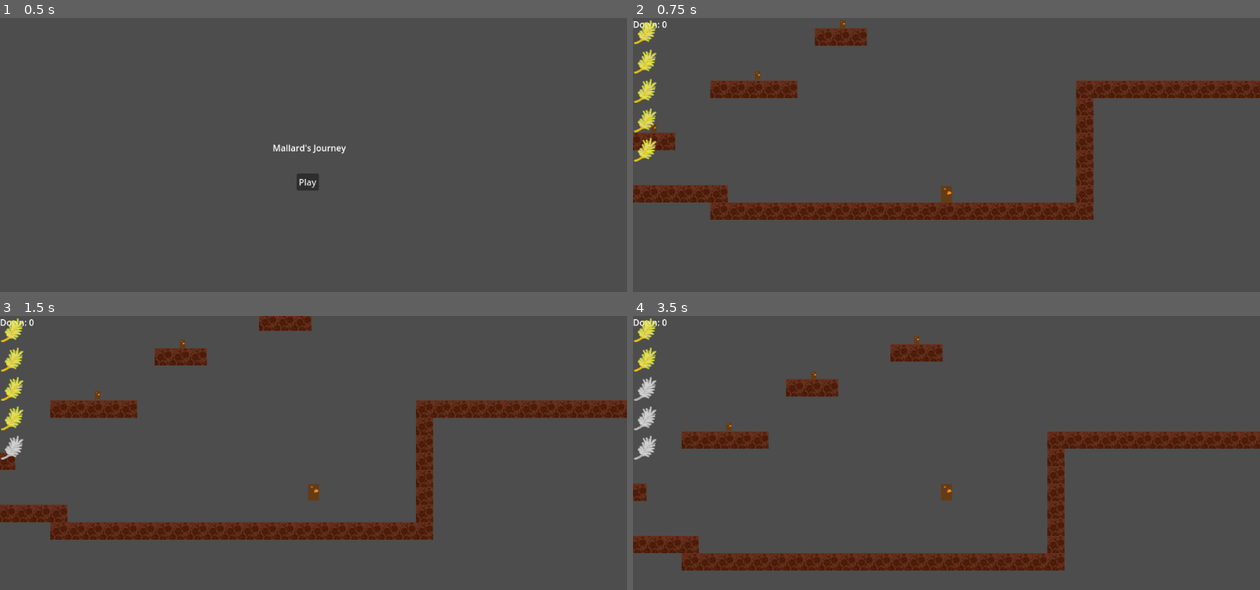
Above: before the commit, frames 1-4 (two rows, left to right).
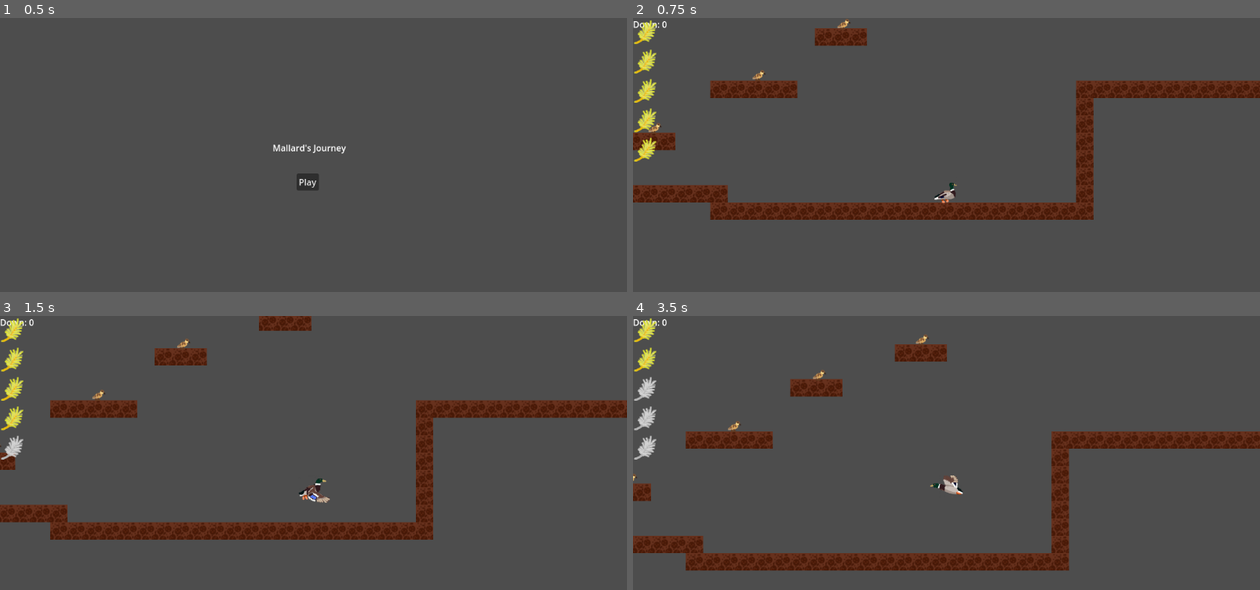
Above: after the commit, the same moments.

Repository: JoshJWight/gmtk_duck_game
Game: Godot game, scene res://main_menu.tscn
The game is run twice, just before and just after one commit, with the same random seed, the same clock (stepped at 60 frames per second) and the same inputs.
Inputs:
- Up to frame 1 (0.5 s): no input
- Up to frame 2 (0.75 s): click "Play" at 0.5 s
- Up to frame 3 (1.5 s): tap Enter (ui_accept) at 1.25 s; hold Right (ui_right) from 1.28 s (still down); hold Enter (ui_accept) from 1.28 s (still down)
- Up to frame 4 (3.5 s): release Enter (ui_accept) at 2.03 s; tap E (interact) at 2.1 s; tap Enter (ui_accept) at 2.27, 2.3, 2.57 s; release Right (ui_right) at 2.78 s; hold Left (ui_left) from 2.78 s (still down); hold Enter (ui_accept) from 2.78 s (still down)

Frame 1 is identical in both runs. In frame 2, 0.3% of the frame differs, in the area x 2-52%, y 0-68%; in frame 3, 0.3%; in frame 4, 2.3%, in the area x 0-100%, y 6-93%.

Commit message:
Add duck sprites

Diff:
--- a/Scripts/player.gd
+++ b/Scripts/player.gd
@@ -1,4 +1,18 @@
 extends CharacterBody2D
+
+@export var standing: Texture2D
+@export var walk1: Texture2D
+@export var walk2: Texture2D
+@export var jumping: Texture2D
+@export var falling: Texture2D
+@export var gliding: Texture2D
+
+const SPRITE_STANDING = 0;
+const SPRITE_WALK1 = 1;
+const SPRITE_WALK2 = 2;
+const SPRITE_JUMPING = 3;
+const SPRITE_FALLING = 4;
+const SPRITE_GLIDING = 5;
 
 const SPEED := 250.0
 const JUMP_VELOCITY := -300.0
@@ -6,9 +20,19 @@
 
 const GLIDING_TERMINAL_VELOCITY = 50
 
+const WALK_CYCLE_LENGTH = 0.2
+const FLAP_LENGTH = 0.2
+
 var max_down = 5
 var current_down = 0
 
+var jumpCooldown = 0
+
+var walkCycleTimer = 0
+
+var currentSprite = SPRITE_STANDING
+
+var facingDirection = 1.0
 
 func setCurrentDown(val: int) -> void:
 	current_down = val
@@ -29,28 +53,70 @@
 func collectDuckling() -> void:
 	setMaxDown(max_down - 1)
 
+func updateSprite() -> void:
+	match currentSprite:
+		SPRITE_STANDING:
+			$DuckSprite.texture = standing
+		SPRITE_WALK1:
+			$DuckSprite.texture = walk1
+		SPRITE_WALK2:
+			$DuckSprite.texture = walk2
+		SPRITE_JUMPING:
+			$DuckSprite.texture = jumping
+		SPRITE_FALLING:
+			$DuckSprite.texture = falling
+		SPRITE_GLIDING:
+			$DuckSprite.texture = gliding
+		_:
+			print("ERROR: Invalid sprite enum")
+	$DuckSprite.flip_h = facingDirection < 0
+
 func _physics_process(delta: float) -> void:
 	#Fall through one-ways if holding down
 	set_collision_mask_value(2, !Input.is_action_pressed("ui_down"))
 
+	var direction := Input.get_axis("ui_left", "ui_right")
+	velocity.x = direction * SPEED
+	if direction != 0:
+		facingDirection = direction
+
 	if not is_on_floor():
 		if Input.is_action_pressed("ui_accept") and velocity.y > 0:
+			currentSprite = SPRITE_GLIDING
 			#Gliding
 			if velocity.y > GLIDING_TERMINAL_VELOCITY:
 				velocity.y -= GRAVITY * delta
 			else:
 				velocity.y += GRAVITY/2.0 * delta
 		else:
+			if jumpCooldown > 0:
+				jumpCooldown -= delta
+				currentSprite = SPRITE_JUMPING
+			else:
+				currentSprite = SPRITE_FALLING
 			velocity.y += GRAVITY * delta
+	else:
+		if velocity.x == 0:
+			currentSprite = SPRITE_STANDING
+		else:
+			if walkCycleTimer > 0:
+				walkCycleTimer -= delta
+			else:
+				if currentSprite == SPRITE_WALK1:
+					walkCycleTimer = WALK_CYCLE_LENGTH
+					currentSprite = SPRITE_WALK2
+				else:
+					walkCycleTimer = WALK_CYCLE_LENGTH
+					currentSprite = SPRITE_WALK1
+
 
 	if is_on_floor() and current_down != max_down:
 		setCurrentDown(max_down)
 
-	var direction := Input.get_axis("ui_left", "ui_right")
-	velocity.x = direction * SPEED
-
-	if Input.is_action_just_pressed("ui_accept") and current_down > 0:
+	if Input.is_action_just_pressed("ui_accept") and current_down > 0 and jumpCooldown <= 0:
 		velocity.y = JUMP_VELOCITY
 		setCurrentDown(current_down - 1)
+		jumpCooldown = FLAP_LENGTH
 
+	updateSprite()
 	move_and_slide()
--- a/duckling.tscn
+++ b/duckling.tscn
@@ -1,7 +1,7 @@
 [gd_scene load_steps=4 format=3 uid="uid://1min7nkqpo7o"]
 
 [ext_resource type="Script" uid="uid://dq8hv61ytievn" path="res://Scripts/duckling.gd" id="1_1a4u2"]
-[ext_resource type="Texture2D" uid="uid://d1xint62l008y" path="res://duck_placeholder.png" id="1_dakj6"]
+[ext_resource type="Texture2D" uid="uid://tgbn7cnfd728" path="res://DuckSprites/Duckling.png" id="2_1a4u2"]
 
 [sub_resource type="RectangleShape2D" id="RectangleShape2D_dakj6"]
 size = Vector2(60, 20)
@@ -10,8 +10,8 @@
 script = ExtResource("1_1a4u2")
 
 [node name="Sprite2D" type="Sprite2D" parent="."]
-scale = Vector2(0.5, 0.5)
-texture = ExtResource("1_dakj6")
+position = Vector2(1, -6)
+texture = ExtResource("2_1a4u2")
 
 [node name="CollisionShape2D" type="CollisionShape2D" parent="."]
 shape = SubResource("RectangleShape2D_dakj6")
--- a/player.tscn
+++ b/player.tscn
@@ -1,21 +1,35 @@
-[gd_scene load_steps=4 format=3 uid="uid://drips208myuq8"]
+[gd_scene load_steps=9 format=3 uid="uid://drips208myuq8"]
 
-[ext_resource type="Texture2D" uid="uid://d1xint62l008y" path="res://duck_placeholder.png" id="1_4flbx"]
 [ext_resource type="Script" uid="uid://bb5buj1s7nbm5" path="res://Scripts/player.gd" id="1_onrkg"]
+[ext_resource type="Texture2D" uid="uid://cvevrg3ngc306" path="res://DuckSprites/DuckStanding.png" id="2_1jxqw"]
+[ext_resource type="Texture2D" uid="uid://m5it4s20u3d5" path="res://DuckSprites/DuckWalk1.png" id="3_dw050"]
+[ext_resource type="Texture2D" uid="uid://bsrc5x6m3cdbt" path="res://DuckSprites/DuckWalk2.png" id="4_b26j0"]
+[ext_resource type="Texture2D" uid="uid://b1kqrj5ydvtai" path="res://DuckSprites/DuckJumping.png" id="5_n7ghd"]
+[ext_resource type="Texture2D" uid="uid://cygf6uscaaawi" path="res://DuckSprites/DuckFalling.png" id="6_nvl01"]
+[ext_resource type="Texture2D" uid="uid://baf0jwj43ccvs" path="res://DuckSprites/DuckGliding.png" id="7_ivps1"]
 
 [sub_resource type="RectangleShape2D" id="RectangleShape2D_onrkg"]
-size = Vector2(20, 30)
+size = Vector2(32, 30)
 
 [node name="Player" type="CharacterBody2D"]
 collision_layer = 3
 collision_mask = 3
 script = ExtResource("1_onrkg")
+standing = ExtResource("2_1jxqw")
+walk1 = ExtResource("3_dw050")
+walk2 = ExtResource("4_b26j0")
+jumping = ExtResource("5_n7ghd")
+falling = ExtResource("6_nvl01")
+gliding = ExtResource("7_ivps1")
 
 [node name="CollisionShape2D" type="CollisionShape2D" parent="."]
+position = Vector2(2, 0)
 shape = SubResource("RectangleShape2D_onrkg")
 
-[node name="Sprite2D" type="Sprite2D" parent="."]
-texture = ExtResource("1_4flbx")
+[node name="DuckSprite" type="Sprite2D" parent="."]
+position = Vector2(0, -3)
+texture = ExtResource("2_1jxqw")
+offset = Vector2(0, -3)
 
 [node name="Camera2D" type="Camera2D" parent="."]
 
Binary file added: DuckSprites/DuckDownWing.png
Not shown, added: DuckSprites/DuckDownWing.png.import
Binary file added: DuckSprites/DuckFalling.png
Not shown, added: DuckSprites/DuckFalling.png.import
Binary file added: DuckSprites/DuckGliding.png
Not shown, added: DuckSprites/DuckGliding.png.import
Binary file added: DuckSprites/DuckJumping.png
Not shown, added: DuckSprites/DuckJumping.png.import
Binary file added: DuckSprites/DuckStanding.png
Not shown, added: DuckSprites/DuckStanding.png.import
Binary file added: DuckSprites/DuckWalk1.png
Not shown, added: DuckSprites/DuckWalk1.png.import
(and 4 more such lines)
